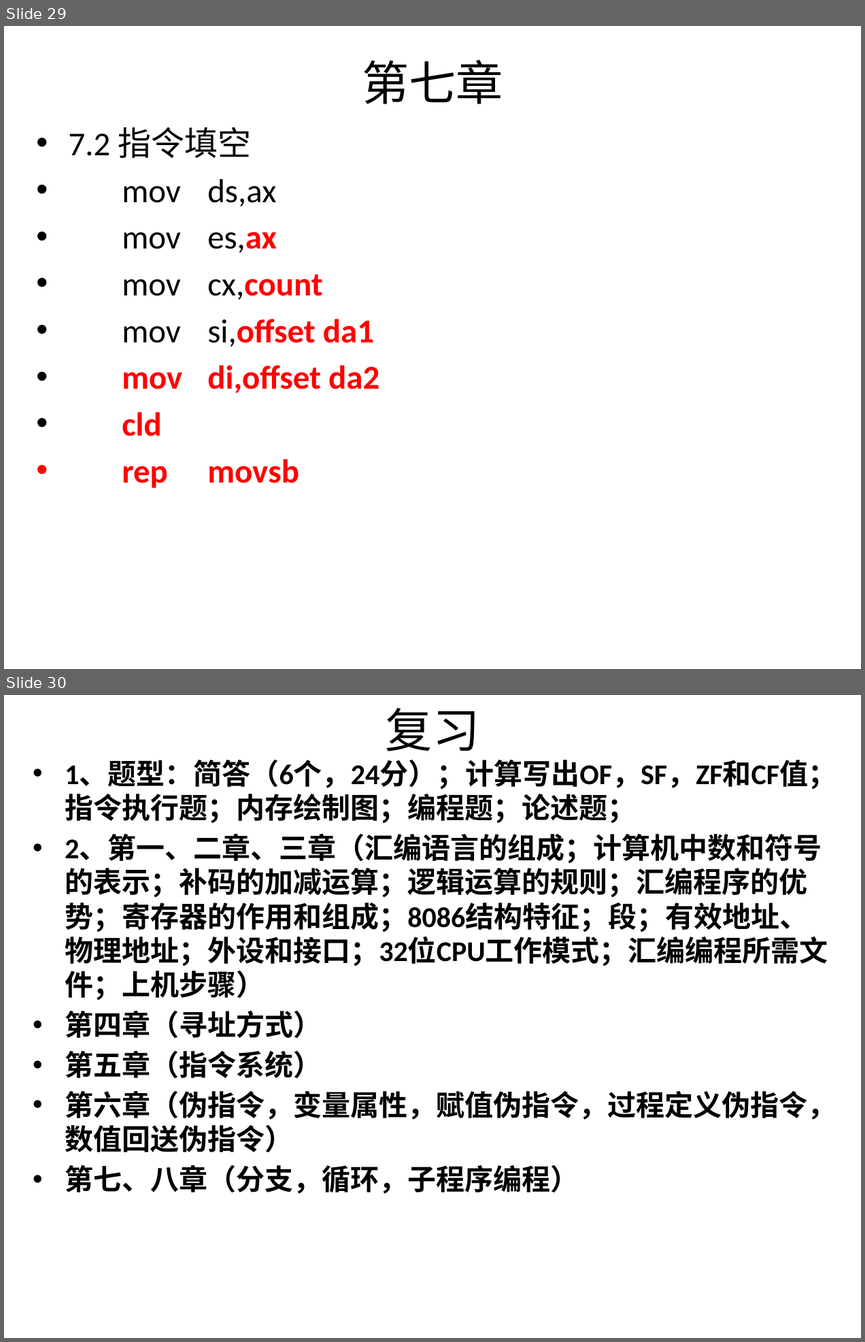
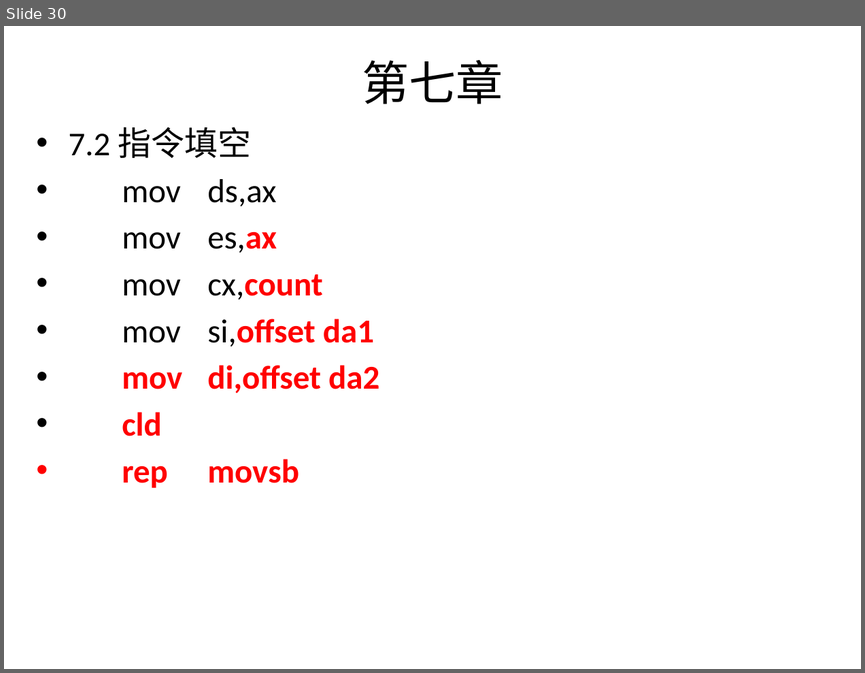
Before and after one commit to 3210448723/HnustExam, a slide deck: 汇编语言/汇编作业-有自己的修改.pptx. Shown one above the other, each under a label of ours: slides 29 and 30 before the commit, slide 30 after it. The pictures are 865x1342 and 865x673 pixels, drawn with LibreOffice and Linux fonts; fonts in the diff are those of the drawing. Boxes give left, top, right and bottom in pixels: in the first picture for what was removed or moved away, otherwise in the second. Text is boxed around its words. In the diff, an @@ line names an element or a change of style, - is before the commit and + after.

```diff
--- a/汇编语言/汇编作业-有自己的修改.pptx
+++ b/汇编语言/汇编作业-有自己的修改.pptx
@@ slide 30 removed at (x1=4, y1=695, x2=861, y2=1338), background #FFFFFF @@
@@ title removed at (x1=385, y1=708, x2=480, y2=751) @@
-复习
@@ text removed at (x1=65, y1=760, x2=836, y2=1193) @@
-• 1、题型：简答（6个，24分）；计算写出OF，SF，ZF和CF值；指令执行题；内存绘制图；编程题；论述题；
-• 2、第一、二章、三章（汇编语言的组成；计算机中数和符号的表示；补码的加减运算；逻辑运算的规则；汇编程序的优势；寄存器的作用和组成；8086结构特征；段；有效地址、物理地址；外设和接口；32位CPU工作模式；汇编编程所需文件；上机步骤）
-• 第四章（寻址方式）
-• 第五章（指令系统）
-• 第六章（伪指令，变量属性，赋值伪指令，过程定义伪指令，数值回送伪指令）
-• 第七、八章（分支，循环，子程序编程）
@@ what was slide 29 is now slide 30 @@
```
Also in this commit, not shown: 1 slide changed, 1 slide added, 1 other slide removed.
